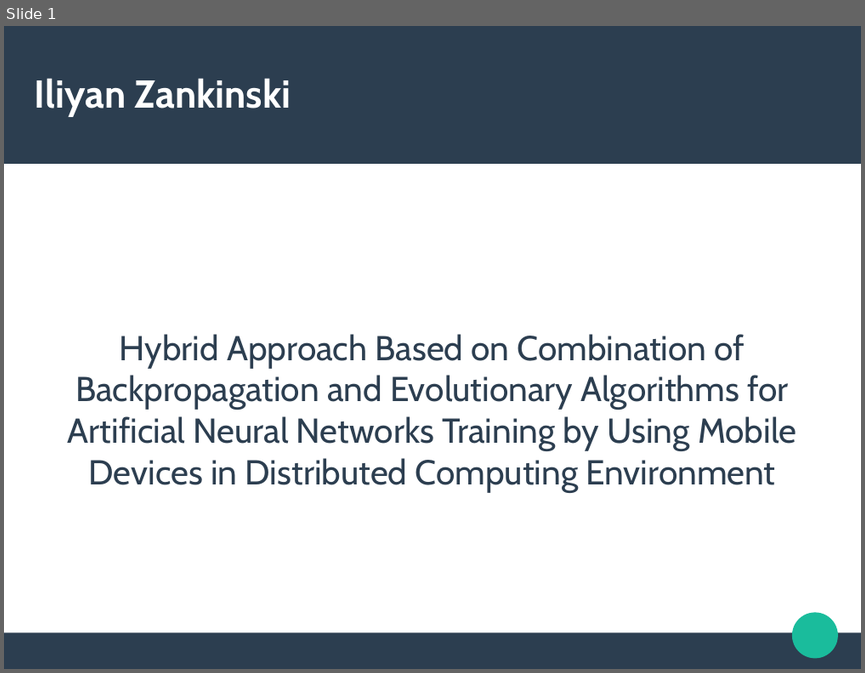
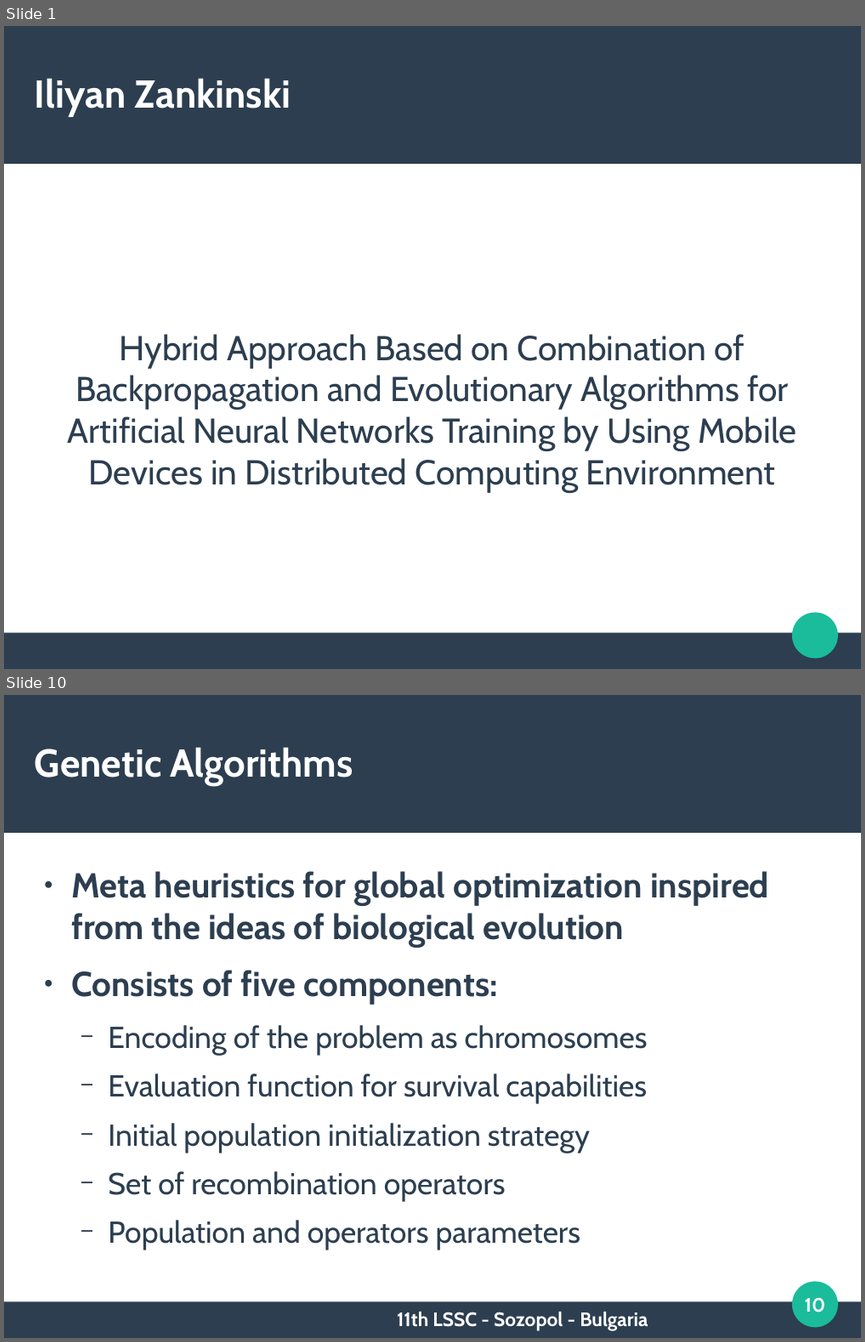
Before and after one commit to TodorBalabanov/Large-Scale-Scientific-Computations-2017, a slide deck: HybridApproachBasedOnCombinationOfBackpropagationAndEvolutionaryAlgorithmsForArtificialNeuralNetworksTrainingByUsingMobileDevicesInDistributedComputingEnvironment.odp. Shown one above the other, each under a label of ours: slide 1 before the commit, slides 1 and 10 after it; the slides between them are not shown. The pictures are 865x673 and 865x1342 pixels, drawn with LibreOffice and Linux fonts; fonts in the diff are those of the drawing; background and template pictures are left out. Boxes give left, top, right and bottom in pixels: in the first picture for what was removed or moved away, otherwise in the second. Text is boxed around its words. In the diff, an @@ line names an element or a change of style, - is before the commit and + after.

```diff
--- a/HybridApproachBasedOnCombinationOfBackpropagationAndEvolutionaryAlgorithmsForArtificialNeuralNetworksTrainingByUsingMobileDevicesInDistributedComputingEnvironment.odp
+++ b/HybridApproachBasedOnCombinationOfBackpropagationAndEvolutionaryAlgorithmsForArtificialNeuralNetworksTrainingByUsingMobileDevicesInDistributedComputingEnvironment.odp
@@ slide 10 added at bbox=[4, 695, 861, 1338], background #FFFFFF; not listed: 3 template elements that a slide beside it also shows @@
@@ title added at bbox=[35, 747, 353, 786], 36 pt, text #FFFFFF, bold @@
+Genetic Algorithms
@@ text added at bbox=[71, 871, 769, 1249], 28 pt, text #2C3E50 @@
+● Meta heuristics for global optimization inspired from the ideas of biological evolution
+● Consists of five components:
+  − Encoding of the problem as chromosomes
+  − Evaluation function for survival capabilities
+  − Initial population initialization strategy
+  − Set of recombination operators
+  − Population and operators parameters
@@ page number added at bbox=[805, 1297, 826, 1312], 18 pt, text #FFFFFF, bold @@
+10
@@ text added at bbox=[397, 1311, 647, 1331], 18 pt, text #FFFFFF, bold @@
+11th LSSC - Sozopol - Bulgaria
```
Also in this commit, not shown: 1 slide changed, 9 other slides added.
